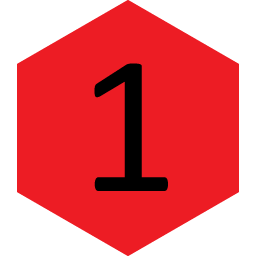
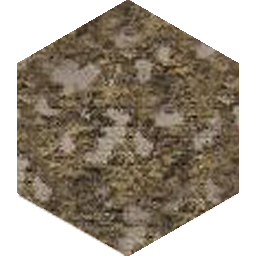
Comparing the layer stacks of the two 256 x 256 images. Changes:
added layer "Layer 1" above "Layer 0" over [17, 0, 239, 256]
